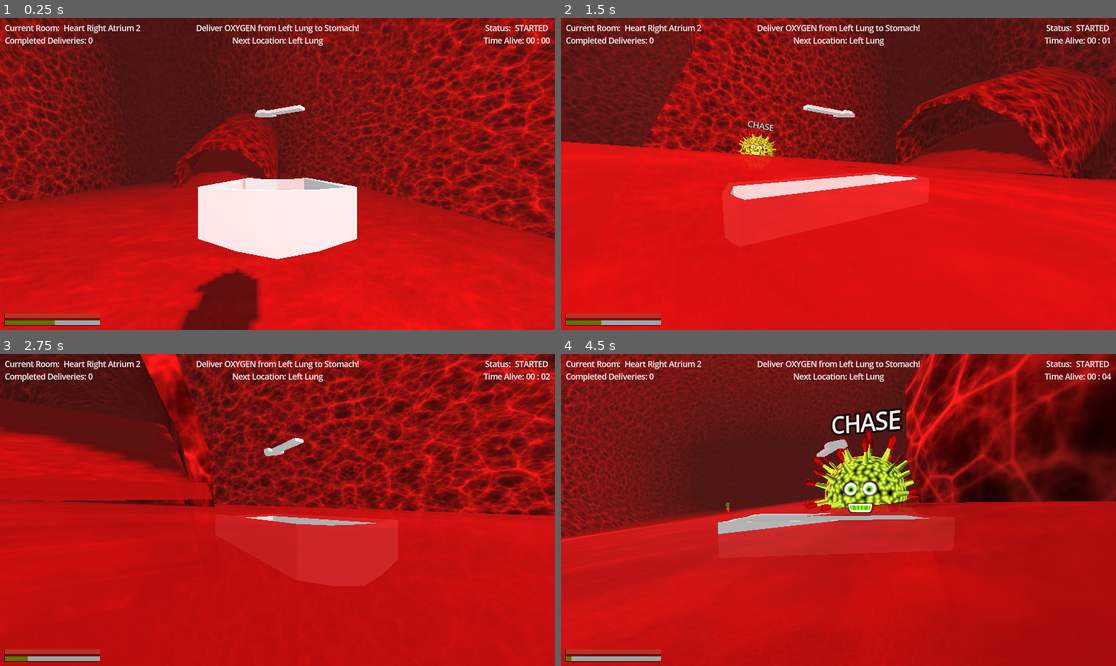
Above: before the commit, frames 1-4 (two rows, left to right).
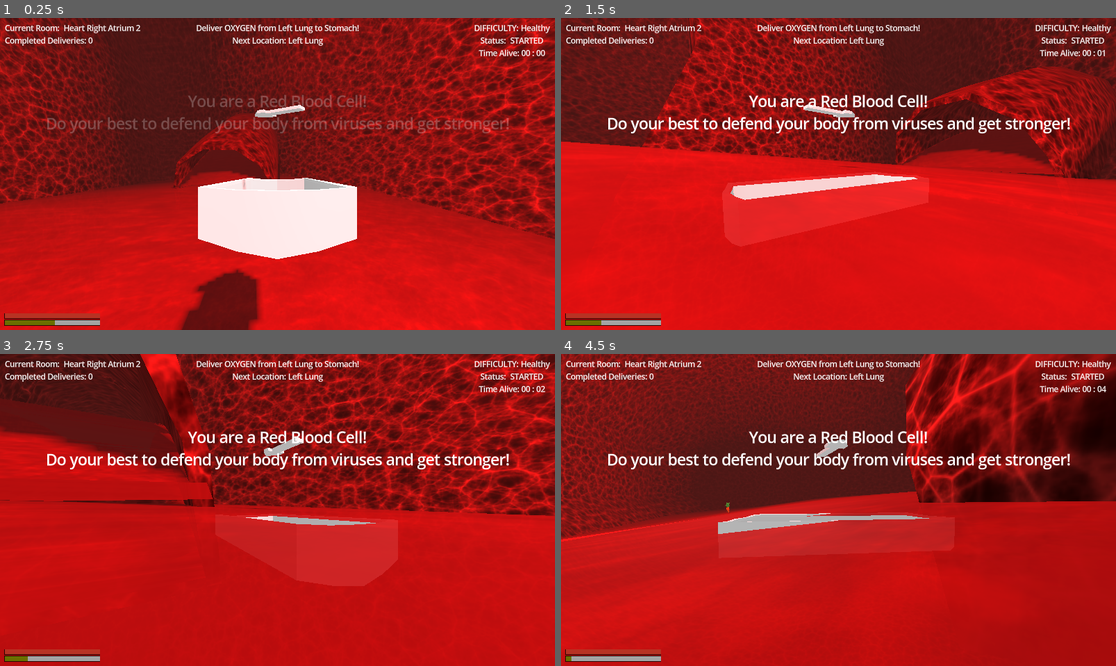
Above: after the commit, the same moments.

Repository: petegilb/bloodstream
Game: Godot game, scene res://levels/mainlevel.tscn
The game is run twice, just before and just after one commit, with the same random seed, the same clock (stepped at 60 frames per second) and the same inputs. Sound files missing from this copy of the repository are replaced by a short silence.
Inputs (mouse positions are in pixels of both pictures, inside the frame that each line leads up to):
- Up to frame 1 (0.25 s): no input
- Up to frame 2 (1.5 s): move the mouse to (866, 174) at 0.52 s; hold Shift (boost) 0.53-1.28 s; hold W (move_forward) from 0.53 s (still down); move the mouse to (810, 174) at 1.27 s; tap Shift (boost) at 1.35 s
- Up to frame 3 (2.75 s): keep holding W (move_forward); move the mouse to (288, 503) at 2.02 s; hold Shift (boost) from 2.03 s (still down)
- Up to frame 4 (4.5 s): keep holding W (move_forward); move the mouse to (832, 516) at 2.77 s; release Shift (boost) at 2.78 s; tap Shift (boost) at 2.85, 4.35 s; move the mouse to (877, 513) at 3.52 s; hold Shift (boost) 3.53-4.28 s; move the mouse to (794, 506) at 4.27 s

The runs differ from the first frame. In frame 1, 2.1% of the frame differs, in the area x 0-100%, y 2-61%; in frame 2, 3.0%; in frame 3, 2.5%; in frame 4, 6.1%, in the area x 8-100%, y 2-52%.

Commit message:
start making spawn manager + add fading messages

Diff:
--- a/core/gui/gui.gd
+++ b/core/gui/gui.gd
@@ -14,10 +14,17 @@
 @onready var sensitivity_slider: Slider = $PauseScreen/VBoxContainer/HBoxContainer2/SensitivitySlider
 @onready var elapsed_time: Label = $MarginContainer3/VBoxContainer/HBoxContainer2/ElapsedTime
 @onready var final_timer: Label = $GameOverScreen/VBoxContainer/FinalTimer
+@onready var difficulty_stage_label: Label = $MarginContainer3/VBoxContainer/HBoxContainer3/DifficultyStage
+@onready var fading_message: Label = $FadingMessage
+
+var fading_messages: Array[String] = []
+var fading_messages_timing: Array[float] = []
+var is_fading_message := false
 
 func _ready() -> void:
 	game_over_screen.visible = false
 	pause_screen.visible = false
+	fading_message.visible = false
 	volume_slider.value = GameManager.volume_modifier
 	sensitivity_slider.value = GameManager.mouse_sensitivity
 
@@ -59,3 +66,35 @@
 
 func _on_sensitivity_slider_value_changed(value:float) -> void:
 	GameManager.mouse_sensitivity = value
+
+func _start_fading_message():
+	is_fading_message = true
+	var message = fading_messages.pop_front()
+	var fading_message_speed = fading_messages_timing.pop_front()
+	if not (fading_message and message):
+		return
+	fading_message.visible = true
+	fading_message.modulate.a = 0.0
+	fading_message.text = message
+	# var target_modulate = fading_message.modulate
+	# target_modulate.a = 0.0
+	var tween = get_tree().create_tween()
+	tween.tween_property(fading_message, "modulate:a", 1.0, 1)
+	tween.tween_interval(fading_message_speed)
+	tween.tween_property(fading_message, "modulate:a", 0.0, 1)
+	tween.tween_callback(_finish_fading_message)
+
+func _finish_fading_message():
+	fading_message.visible = false
+	if len(fading_messages) > 0:
+		_start_fading_message()
+	else:
+		is_fading_message = false
+
+# This is the method that should be called to set a fading message
+func set_fading_message(new_message: String, fading_message_speed=1.0):
+	fading_messages.append(new_message)
+	fading_messages_timing.append(fading_message_speed)
+	if is_fading_message == false:
+		_start_fading_message()
+	print('set new fading message %s' % new_message)
--- a/core/gui/gui.tscn
+++ b/core/gui/gui.tscn
@@ -178,6 +178,22 @@
 size_flags_horizontal = 8
 size_flags_vertical = 0
 
+[node name="HBoxContainer3" type="HBoxContainer" parent="MarginContainer3/VBoxContainer"]
+layout_mode = 2
+alignment = 1
+
+[node name="Label" type="Label" parent="MarginContainer3/VBoxContainer/HBoxContainer3"]
+layout_mode = 2
+size_flags_horizontal = 0
+size_flags_vertical = 0
+text = "DIFFICULTY:"
+
+[node name="DifficultyStage" type="Label" parent="MarginContainer3/VBoxContainer/HBoxContainer3"]
+layout_mode = 2
+size_flags_horizontal = 0
+size_flags_vertical = 0
+text = "Unknown"
+
 [node name="HBoxContainer" type="HBoxContainer" parent="MarginContainer3/VBoxContainer"]
 layout_mode = 2
 alignment = 1
@@ -241,6 +257,7 @@
 show_percentage = false
 
 [node name="GameOverScreen" type="PanelContainer" parent="."]
+visible = false
 layout_mode = 1
 anchors_preset = 8
 anchor_left = 0.5
@@ -394,6 +411,23 @@
 theme_override_font_sizes/font_size = 31
 text = "QUIT"
 
+[node name="FadingMessage" type="Label" parent="."]
+layout_mode = 1
+anchors_preset = -1
+anchor_left = 0.5
+anchor_top = 0.304
+anchor_right = 0.5
+anchor_bottom = 0.304
+offset_left = -365.0
+offset_top = -21.6274
+offset_right = 365.0
+offset_bottom = 21.6434
+grow_horizontal = 2
+grow_vertical = 2
+theme_override_font_sizes/font_size = 31
+text = "TESTING A MESSAGE HERE AND STUFF LIKE THAT!"
+horizontal_alignment = 1
+
 [connection signal="pressed" from="GameOverScreen/VBoxContainer/ReplayButton" to="." method="_on_replay_button_pressed"]
 [connection signal="pressed" from="GameOverScreen/VBoxContainer/QuitButton" to="." method="_on_quit_button_pressed"]
 [connection signal="value_changed" from="PauseScreen/VBoxContainer/HBoxContainer/VolumeSlider" to="." method="_on_volume_slider_value_changed"]
--- /dev/null
+++ b/core/spawn_manager.tscn
@@ -0,0 +1,6 @@
+[gd_scene load_steps=2 format=3 uid="uid://wat35uvb4eja"]
+
+[ext_resource type="Script" uid="uid://djpqlh22877k2" path="res://scripts/spawn_manager.gd" id="1_x4sdm"]
+
+[node name="SpawnManager" type="Node3D"]
+script = ExtResource("1_x4sdm")
--- a/scripts/game_manager.gd
+++ b/scripts/game_manager.gd
@@ -1,4 +1,4 @@
-extends Node3D
+extends Node
 
 enum GAME_STATE {PREGAME, INPROGRESS, PAUSED, GAMEOVER}
 enum DELIVERY_STATUS {STARTED, RETRIEVED, DELIVERED, FAILED = -1}
@@ -9,7 +9,7 @@
 var _completed_deliveries := 0
 
 var game_state = GAME_STATE.PREGAME
-var main_scene: Node3D = null
+var main_scene: Main = null
 var gui: Gui = null
 var player: BoatCharacter = null
 var paths: Array[BloodRiver] = []
@@ -19,10 +19,14 @@
 var map_graph: Dictionary = {}
 var shortest_path_arr: Array = []
 var enemies_node: Node3D = null
+var enemies: Array[Virus] = []
+var pickups: Array[Pickup] = []
+var spawn_manager: SpawnManager = null
 
 # vars to not be reset on replay
 var delivery_list: DeliveryList = preload("res://core/delivery/resources/delivery_list.tres")
 var virus_scene = preload("res://prefabs/cells/virus.tscn")
+var spawn_manager_class = preload("res://core/spawn_manager.tscn")
 var mouse_sensitivity := 1.0
 var volume_modifier := 1.0
 var default_volume: float
@@ -38,6 +42,9 @@
 	gui = main_scene.find_child("Gui")
 	player = main_scene.find_child("BoatCharacter")
 	enemies_node = main_scene.find_child("Enemies")
+
+	spawn_manager = spawn_manager_class.instantiate()
+	main_scene.add_child(spawn_manager)
 
 	# construct graph for paths between rooms
 	for child in main_scene.find_children("*"):
@@ -90,6 +97,9 @@
 	map_graph = {}
 	shortest_path_arr = []
 	enemies_node = null
+	enemies = []
+	pickups = []
+	spawn_manager = null
 
 	get_tree().change_scene_to_file("res://levels/mainlevel.tscn")
 	# get_tree().change_scene_to_packed(
@@ -99,11 +109,18 @@
 	# Wait for the first physics frame so the NavigationServer can sync.
 	await get_tree().physics_frame
 
+	if main_scene and main_scene.navigation_region:
+		spawn_manager.initialize(main_scene.navigation_region)
+	# spawn_manager.spawn_enemies()
+	# spawn_manager.spawn_pickups()
 	# spawn 1 virus per room
-	for room in rooms:
-		var new_virus: Virus = virus_scene.instantiate()
-		enemies_node.add_child(new_virus)
-		new_virus.global_position = room.global_position
+	# for room in rooms:
+	# 	var new_virus: Virus = virus_scene.instantiate()
+	# 	enemies_node.add_child(new_virus)
+	# 	new_virus.global_position = room.global_position
+
+	if gui:
+		gui.set_fading_message("You are a Red Blood Cell!\nDo your best to defend your body from viruses and get stronger!", 5.0)
 
 func pause():
 	update_game_state(GAME_STATE.PAUSED)
@@ -119,6 +136,9 @@
 func set_volume(volume: float):
 	volume_modifier = volume
 	AudioServer.set_bus_volume_linear(0, default_volume * volume_modifier)
+
+func get_timer() -> float:
+	return player.time_alive
 
 func _process(_delta: float) -> void:
 	if game_state == GAME_STATE.GAMEOVER:
--- a/scripts/main.gd
+++ b/scripts/main.gd
@@ -1,4 +1,7 @@
+class_name Main
 extends Node3D
+
+@onready var navigation_region: NavigationRegion3D = $NavigationRegion3D
 
 func _ready() -> void:
     pass
--- /dev/null
+++ b/scripts/spawn_manager.gd
@@ -0,0 +1,68 @@
+class_name SpawnManager
+extends Node3D
+
+enum DIFFICULTY_STAGES {HEALTHY, SNIFFLES, UNDER_WEATHER, FEVER, VIRAL, HEART}
+
+var virus_scene = preload("res://prefabs/cells/virus.tscn")
+var navigation_region: NavigationRegion3D = null
+var is_initialized = false
+
+# TODO add high cholesterol or high blood pressure
+var difficulty_stages = {
+    DIFFICULTY_STAGES.HEALTHY: 'Healthy',
+    DIFFICULTY_STAGES.SNIFFLES: 'Case of the Sniffles',
+    DIFFICULTY_STAGES.UNDER_WEATHER: 'Under the Weather',
+    DIFFICULTY_STAGES.FEVER: 'Fever',
+    DIFFICULTY_STAGES.VIRAL: 'Viral Infection',
+    DIFFICULTY_STAGES.HEART: 'Heart Attack',
+}
+
+var difficulty_modifiers = {
+    DIFFICULTY_STAGES.HEALTHY: 1.0,
+    DIFFICULTY_STAGES.SNIFFLES: 2.0,
+    DIFFICULTY_STAGES.UNDER_WEATHER: 3.0,
+    DIFFICULTY_STAGES.FEVER: 4.0,
+    DIFFICULTY_STAGES.VIRAL: 5.0,
+    DIFFICULTY_STAGES.HEART: 10.0,
+}
+
+# when to switch to next difficulty stage (in elapsed minutes)
+var difficulty_timing = {
+    DIFFICULTY_STAGES.HEALTHY: 0.0,
+    DIFFICULTY_STAGES.SNIFFLES: 0.1,
+    DIFFICULTY_STAGES.UNDER_WEATHER: .2,
+    DIFFICULTY_STAGES.FEVER: 12.0,
+    DIFFICULTY_STAGES.VIRAL: 15.0,
+    DIFFICULTY_STAGES.HEART: 20.0,
+}
+
+var current_difficulty_stage = DIFFICULTY_STAGES.HEALTHY
+var next_difficulty_stage = 1
+
+func _ready() -> void:
+    update_difficulty_stage_label()
+
+func update_difficulty_stage_label(fading_message:= false):
+    if GameManager.gui != null and GameManager.gui.difficulty_stage_label != null:
+        GameManager.gui.difficulty_stage_label.text = difficulty_stages.get(current_difficulty_stage)
+        if fading_message:
+            GameManager.gui.set_fading_message("Difficulty has Increased to %s" % difficulty_stages.get(current_difficulty_stage), 2.0)
+
+func initialize(nav_region: NavigationRegion3D):
+    navigation_region = nav_region
+    is_initialized = true
+
+func _process(_delta: float) -> void:
+    var current_timer = GameManager.get_timer()
+    if difficulty_timing.get(next_difficulty_stage)*60 <= current_timer:
+        current_difficulty_stage = next_difficulty_stage as DIFFICULTY_STAGES
+        next_difficulty_stage += 1
+        update_difficulty_stage_label(true)
+        print("Difficulty stage updated: %s to %s" % [difficulty_stages.get(current_difficulty_stage-1), difficulty_stages.get(current_difficulty_stage)])
+
+func spawn_enemies():
+    # NavigationServer3D.map_get_closest_point(()
+    pass
+
+func spawn_pickups():
+    pass
Not shown, added: scripts/spawn_manager.gd.uid
Not shown, changed: README.md
